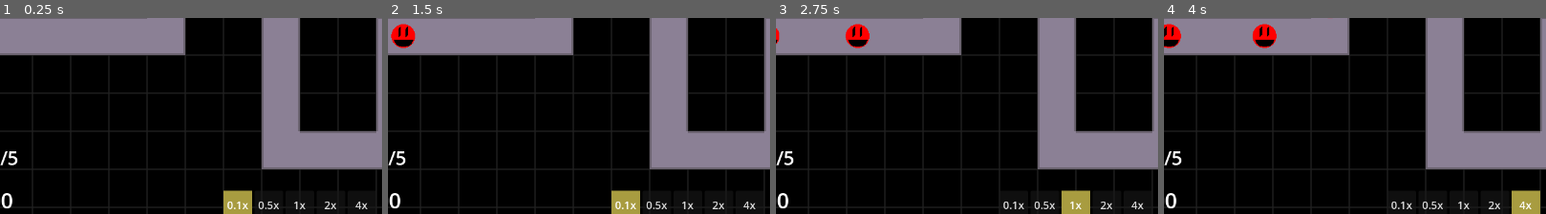
Above: before the commit, frames 1-4 (left to right).
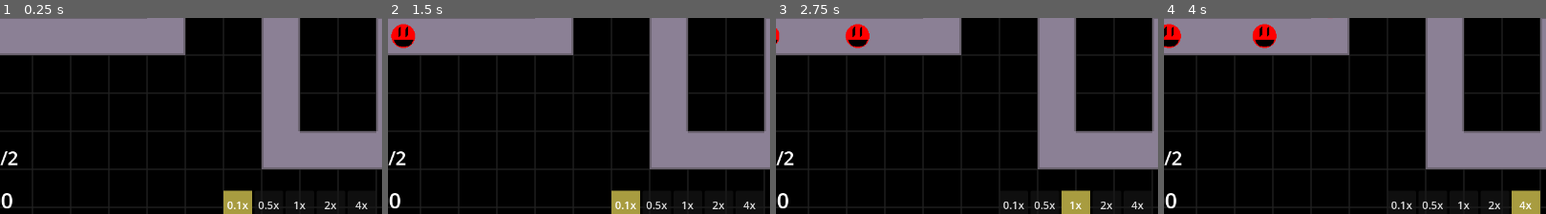
Above: after the commit, the same moments.

Repository: ladybunne/gmtk-game-jam-2024
Game: Godot game, scene res://MainScene.tscn
Two runs of this game, one before a commit and one after it. Both use one fixed random seed, a clock stepped at 60 frames per second and the inputs below.
Inputs:
- Up to frame 1 (0.25 s): no input
- Up to frame 2 (1.5 s): click "0.5x" at 0.5 s; click "0.1x" at 1.25 s
- Up to frame 3 (2.75 s): click "1x" at 2 s
- Up to frame 4 (4 s): click "2x" at 2.75 s; click "4x" at 3.5 s
The pictures show only the part of the screen within x 11-61%, y 44-94%; the shares and areas given below are measured in that part.

The runs differ from the first frame. In frame 1, 0.1% of the frame differs, in the area x 2-5%, y 67-76%; in frame 2, 0.1%; in frame 3, 0.1%; in frame 4, 0.1%.

Commit message:
wave counter

Diff:
--- a/GameThings/Spawner.gd
+++ b/GameThings/Spawner.gd
@@ -24,7 +24,8 @@
 
 
 func _process(_delta: float):
-	pass
+	get_tree().get_first_node_in_group("WaveText").text = "Wave: " \
+	+str(currentWaveIndex+1)+"/"+str(waveSet.waves.size())
 
 func spawn_unit(unit: UnitData):
 	while currentUnitIndex < currentCorps.units.size():
--- a/Scenes/UI/UI.tscn
+++ b/Scenes/UI/UI.tscn
@@ -229,7 +229,7 @@
 
 [node name="WaveCounter" type="CanvasLayer" parent="."]
 
-[node name="RichTextLabel" type="RichTextLabel" parent="WaveCounter"]
+[node name="Waves" type="RichTextLabel" parent="WaveCounter" groups=["WaveText"]]
 anchors_preset = 2
 anchor_top = 1.0
 anchor_bottom = 1.0
--- a/project.godot
+++ b/project.godot
@@ -41,3 +41,4 @@
 smallButton=""
 TerribleEndScreenGroup=""
 SpeedUI=""
+WaveText=""
